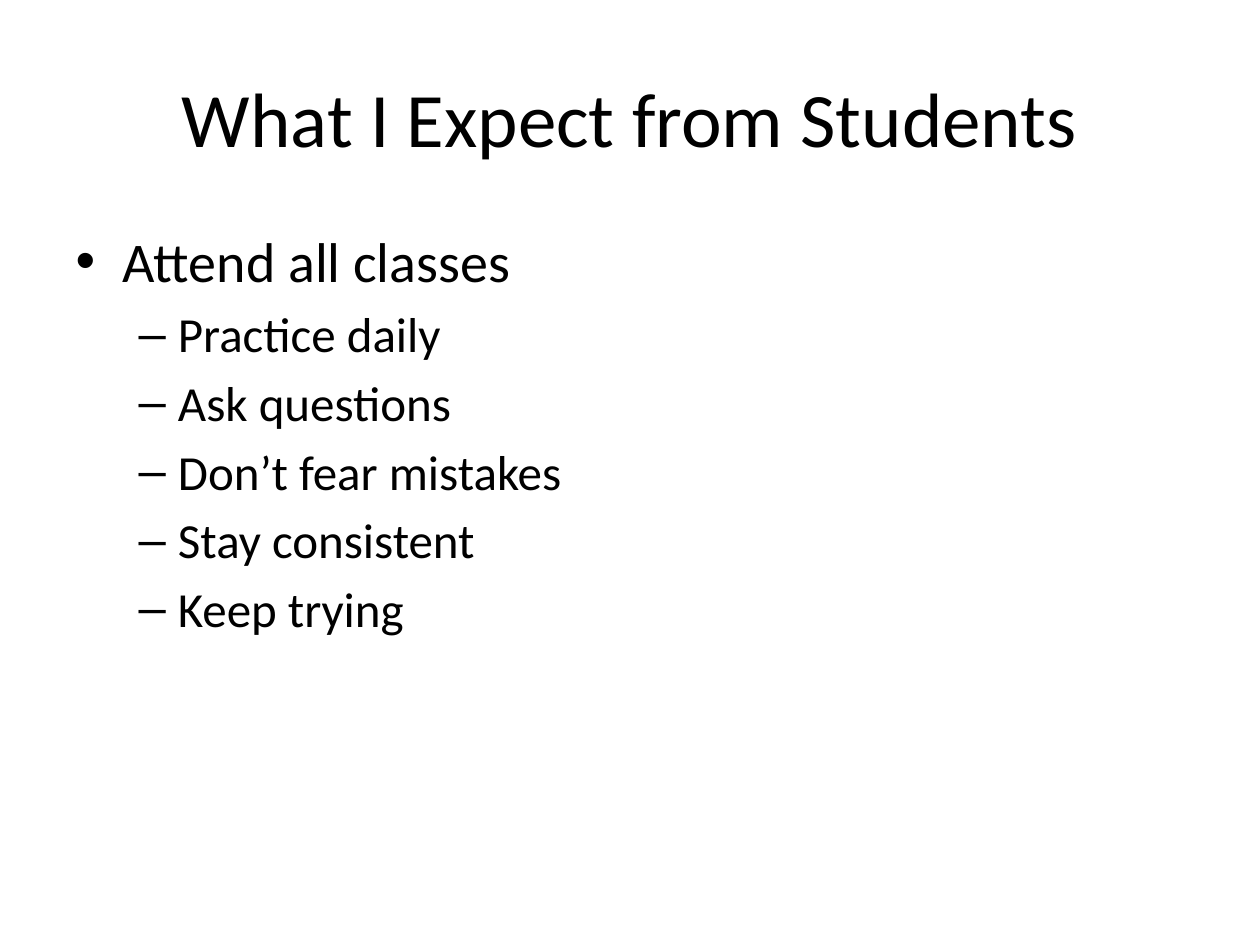
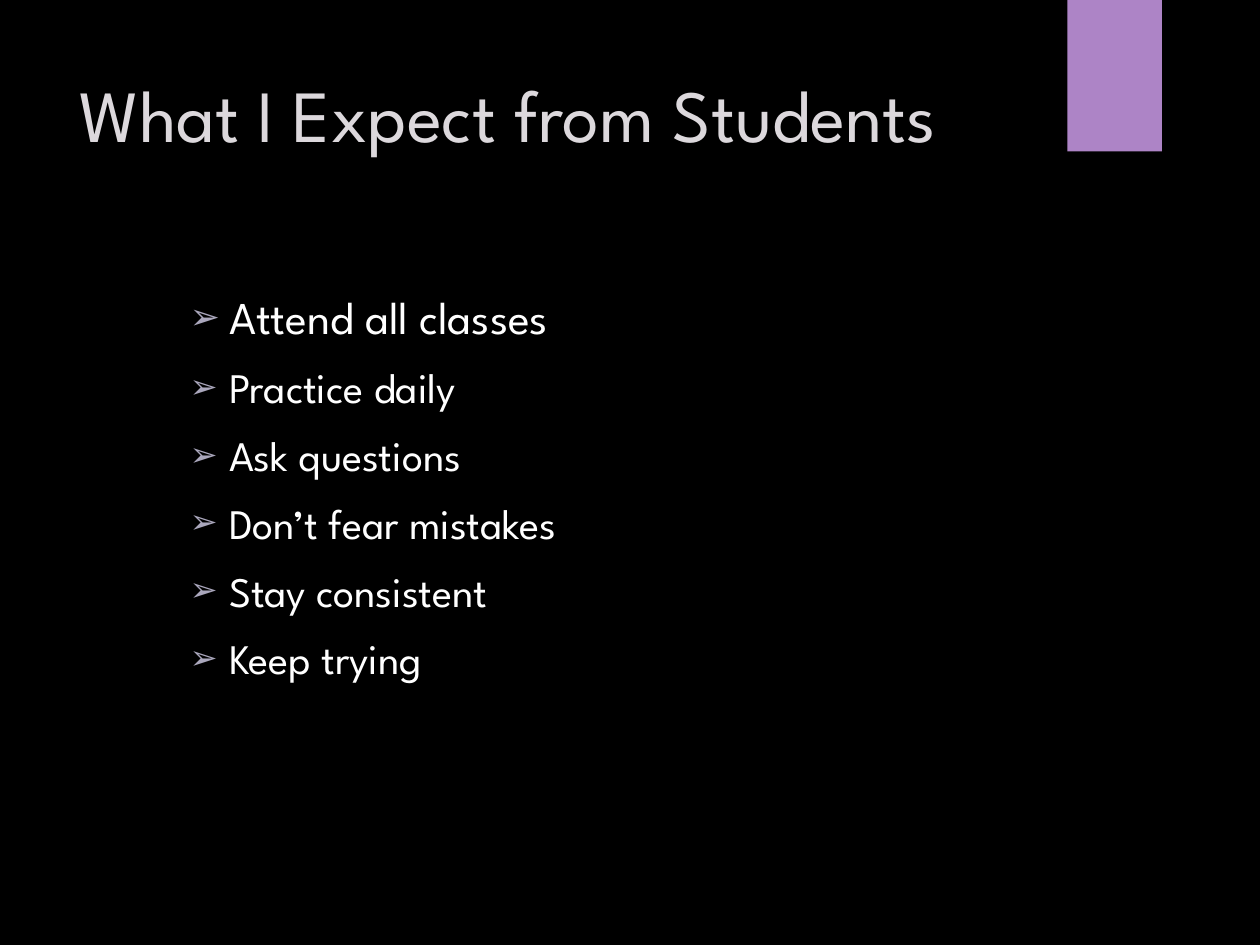
Before and after one commit to CodingBySahil/CorvitSystemPeshawarWeb, a slide deck: slide 12 of Web Designing Course/demo/Web_Designing_Demo_Class_Presentation.pptx (slide 8 before the commit). Drawn at 1260x945 pixels with LibreOffice and Linux fonts; fonts in the diff are those of the drawing; background and template pictures are left out. Boxes give left, top, right and bottom in pixels: in the first picture for what was removed or moved away, otherwise in the second. Text is boxed around its words. In the diff, an @@ line names an element or a change of style, - is before the commit and + after.

```diff
--- a/Web Designing Course/demo/Web_Designing_Demo_Class_Presentation.pptx
+++ b/Web Designing Course/demo/Web_Designing_Demo_Class_Presentation.pptx
@@ background #FFFFFF to picture (left out) @@
@@ rectangle added at (1067, 0, 1162, 151), fill #AD84C6 @@
@@ title "What I Expect from Students": place and size @@
-title "What I Expect from Students" at (182, 93, 1077, 160)
+title "What I Expect from Students" at (79, 90, 936, 158)
@@ title "What I Expect from Students" at (79, 90, 936, 158): size 44 to 42 pt, font Calibri to League Spartan, text colour #000000 to #DCD8DC; alignment centre to left; vertical alignment middle to top @@
@@ text "Attend all classes": place and size @@
-text "Attend all classes" at (123, 243, 561, 636)
+text "Attend all classes" at (229, 302, 556, 684)
@@ text "Attend all classes" at (229, 302, 556, 684): size 32 to 26 pt in "Attend all classes"; font Calibri to League Spartan, text colour #000000 to #FFFFFF; size 28 to 24 pt in "Practice daily", "Ask questions", "Don’t fear mistakes", "Stay consistent" and 1 more places; bullet • to ➢; list level 1 to 2 in "Attend all classes"; bullet – to ➢; more space between paragraphs @@
```
Also in this commit, not shown: 9 other slides changed, 5 slides added.
